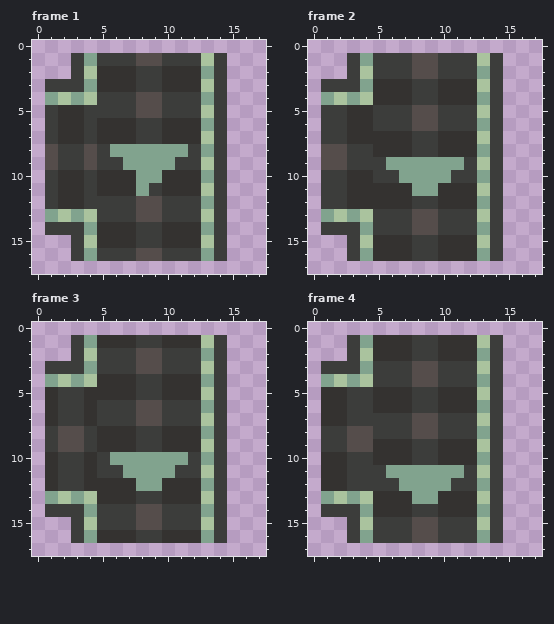
One commit to this pixel-art file: Assets/Art/MapObjects/ConveyorTSlow.aseprite. That is the earlier state.
18x18 pixels, 16 frames. Shown: frame 1, frame 2, frame 3, frame 4. The commit also changed other frames, which this record leaves out.
The same view after the edit:
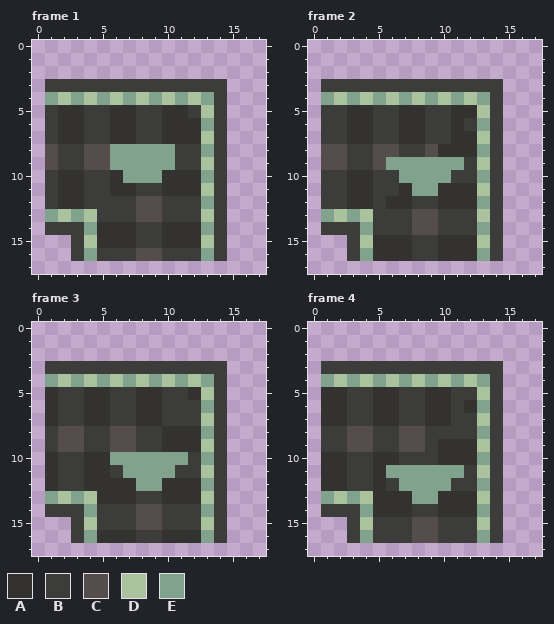
Palette (. is transparent): A #343230  B #3c3d3b  C #554d4b  D #aac39e  E #81a38e
Changes in this commit:
layer "Arrow" added
layer "Horizontal Arrow" removed
layer "Vertical Arrow" removed
Changed rows in their new state; - is an unchanged pixel.
Frame 1:
first column x 3:
 1 ............
 2 ............
 3 -BBBB--BBBB-
 4 --EDEDEDED--
 5 ---AABBAA---
 6 --B---------
 7 --B---------
 8 --C-----B---
 9 --CE--------
10 --B-E-------
11 --B--B------
Frame 2, layers "Vertical Belt", "Conveyor":
first column x 3:
 1 ............
 2 ............
 3 -BBBB--BBBB-
 4 --EDEDEDED--
 5 ----AAB-AA--
 6 ----AAB-A---
 7 --BB-A-B----
 8 --CCB-C-----
 9 --C---------
11 --BB--------
12 --B---------
Frame 3, layers "Vertical Belt", "Conveyor":
first column x 3:
 1 ............
 2 ............
 3 -B---BB---B-
 4 --EDEDEDED--
 5 ---BBAABB---
 6 --A--AA-----
 7 --A--AA-----
 8 --BCC-------
 9 --BCC-------
10 --A---------
11 --A---------
Frame 4, layers "Vertical Belt", "Conveyor":
first column x 3:
 1 ............
 2 ............
 3 -B---BB---B-
 4 --EDEDEDED--
 5 ----B-A-BB--
 6 ----B-A-B---
 7 --AA-BAA----
 8 ----C-B-----
 9 --BBCC------
10 ----B-------
11 --A---------
12 --A---------
Where, in picture pixels (left, top, right, bottom), the same in both pictures:
changed: (71, 53, 227, 196)
changed: (347, 53, 503, 209)
changed: (71, 335, 227, 478)
changed: (347, 335, 503, 491)
